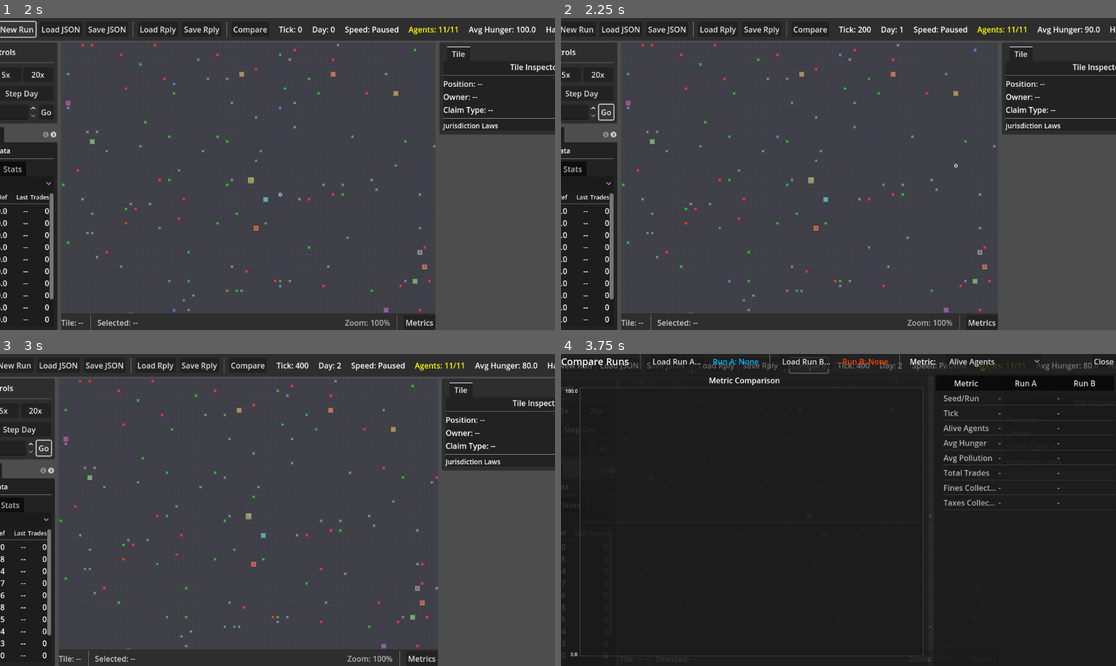
Above: before the commit, frames 1-4 (two rows, left to right).
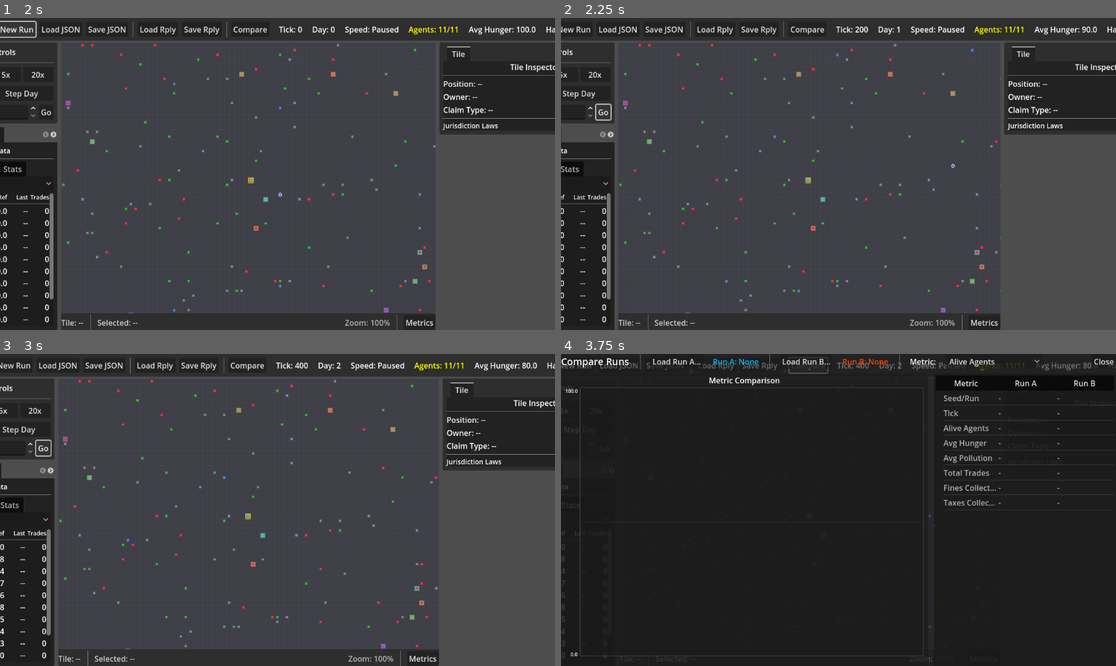
Above: after the commit, the same moments.

Repository: dfrer/societies
Game: Godot game, scene res://viz/visualizer_main.tscn
The game is run twice, just before and just after one commit, with the same random seed, the same clock (stepped at 60 frames per second) and the same inputs.
Inputs:
- Up to frame 1 (2 s): click "New Run" at 0.5 s; click "New Run" at 1.25 s
- Up to frame 2 (2.25 s): click "Go" at 2 s
- Up to frame 3 (3 s): click "Go" at 2.75 s
- Up to frame 4 (3.75 s): click "Compare" at 3.5 s

Frame 1 is identical in both runs. In frame 2, 4.8% of the frame differs, in the area x 0-100%, y 1-100%; in frame 3, 2.7%; in frame 4, 0.3%.
Error before the commit: Trying to assign value of type 'Dictionary' to a variable of type 'Array'. (res://sim/sim_state.gd:261)

Commit message:
Fix intent serialization for dictionary input

Diff:
--- a/sim/sim_state.gd
+++ b/sim/sim_state.gd
@@ -258,9 +258,13 @@
 
 func _sanitize_intents_for_serialization(intents_data: Variant) -> Array:
 	var result := []
-	var source_intents: Array = intents_data
-	if intents_data is Dictionary:
+	var source_intents: Array = []
+	if intents_data is Array:
+		source_intents = intents_data
+	elif intents_data is Dictionary:
 		source_intents = intents_data.values()
+	else:
+		return result
 	for intent in source_intents:
 		result.append({
 			"intent_id": int(intent.get("intent_id", 0)),
